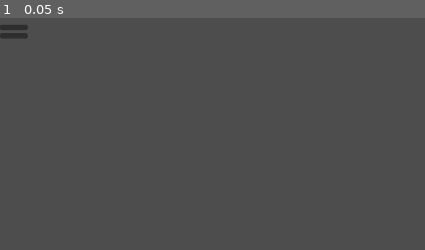
Above: before the commit, frame 1.
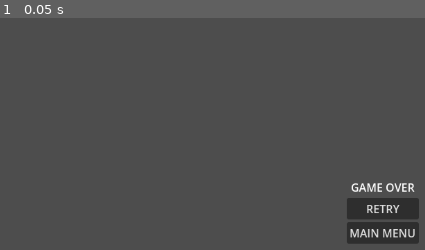
Above: after the commit, the same moment.

Repository: Of-Machines-and-Men/flotscum
Game: Godot game, scene res://scenes/levels/UI/game_over.tscn
Two runs of this game, one before a commit and one after it. Both use one fixed random seed, a clock stepped at 60 frames per second and the inputs below. The project has no main scene, so this scene is started directly.
Inputs:
- Up to frame 1 (0.05 s): no input

The runs differ from the first frame. In frame 1, 3.5% of the frame differs, in the area x 0-99%, y 3-97%.

Commit message:
Update game_over.tscn

Diff:
--- a/scenes/levels/UI/game_over.tscn
+++ b/scenes/levels/UI/game_over.tscn
@@ -12,15 +12,25 @@
 script = ExtResource("1_xnd6m")
 
 [node name="VBoxContainer" type="VBoxContainer" parent="." unique_id=1798652032]
-layout_mode = 0
-offset_right = 40.0
-offset_bottom = 40.0
+layout_mode = 1
+anchors_preset = -1
+anchor_left = 0.008
+anchor_right = 0.008
+offset_left = 490.784
+offset_top = 250.0
+offset_right = 582.784
+offset_bottom = 297.0
+alignment = 1
 
 [node name="Game Over" type="Label" parent="VBoxContainer" unique_id=219259007]
 layout_mode = 2
+text = "GAME OVER"
+horizontal_alignment = 1
 
 [node name="RetryButton" type="Button" parent="VBoxContainer" unique_id=1015939111]
 layout_mode = 2
+text = "RETRY"
 
 [node name="MainMenuButton" type="Button" parent="VBoxContainer" unique_id=1194243604]
 layout_mode = 2
+text = "MAIN MENU"
